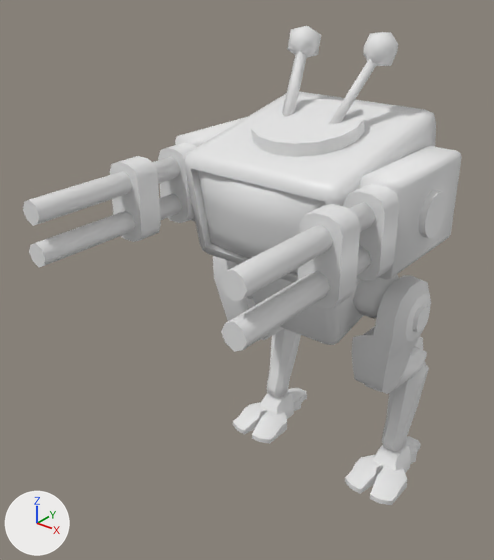
A saved change to the FBX model Assets/Models/Robot.fbx.
Both versions are drawn from a 50 mm camera at (2.85, -4.57, 4.63) aimed at (-0.25, -0.69, 2.22). Every picture has the same lights, and +X, +Y and +Z are marked at lower left. Where no turn or scale is listed for an object, it has been applied to the vertices. Vertices at the same position are counted once.
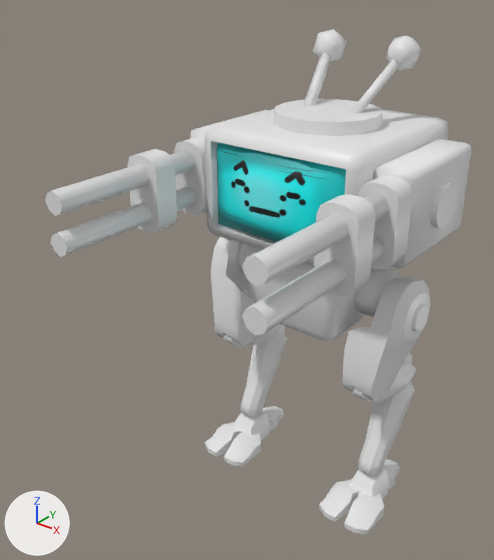
Where the change shows, as pixel boxes [x1, y1, x2, y2] in the pictures (494 x 560 px):
'Head', reshaped, moved, turned: before [185, 92, 436, 286]; after [205, 109, 448, 266]
'Head.001', added (cyan): after [217, 142, 346, 242]
'Gun.L', moved, turned: before [360, 146, 461, 280]; after [373, 139, 471, 269]
'Leg.L', turned: before [352, 275, 431, 394]; after [342, 277, 430, 401]
'Cylinder.008', moved, turned: before [251, 99, 364, 157]; after [274, 99, 383, 136]
'Cube.003', moved, turned: before [298, 204, 360, 309]; after [314, 194, 375, 296]
'Cylinder.003', moved, turned: before [220, 202, 376, 301]; after [242, 193, 389, 287]
'Cylinder.009', moved, turned: before [221, 246, 372, 351]; after [242, 235, 385, 335]
'Cube.014', moved, turned: before [343, 184, 400, 281]; after [358, 175, 413, 270]
'Cube.004', moved: before [110, 156, 161, 242]; after [128, 149, 177, 233]
'Cylinder.002', moved: before [23, 156, 180, 226]; after [45, 150, 196, 216]
'Cylinder.001', moved: before [29, 194, 182, 267]; after [51, 186, 197, 257]
'Torso', moved, turned: before [251, 278, 363, 345]; after [243, 245, 366, 341]
'Leg.L.002', moved, turned: before [382, 337, 429, 451]; after [357, 353, 415, 476]
'Leg.R', turned: before [213, 256, 269, 341]; after [211, 237, 256, 345]
'Leg.R.002', moved, turned: before [267, 329, 301, 397]; after [240, 325, 287, 416]
'Cube.007', moved: before [158, 143, 196, 223]; after [174, 136, 207, 215]
'Cube.018', moved: before [370, 467, 407, 505]; after [344, 493, 384, 535]
'Cube.020', moved: before [345, 455, 383, 494]; after [319, 479, 359, 522]
'Cube.012', moved: before [252, 411, 287, 444]; after [224, 432, 261, 467]
'Icosphere.001', moved, turned: before [363, 32, 398, 66]; after [386, 35, 421, 70]
'Foot.L', moved: before [372, 444, 411, 473]; after [348, 468, 389, 499]
'Circle.001', moved, turned: before [419, 191, 446, 238]; after [430, 182, 457, 228]
'Icosphere', moved, turned: before [287, 26, 321, 57]; after [313, 29, 347, 61]
'Antenna.R', moved, turned: before [282, 51, 308, 117]; after [304, 52, 332, 107]
'Antenna.L', moved, turned: before [329, 58, 378, 124]; after [350, 59, 400, 113]
'Sphere.001', moved, turned: before [353, 275, 399, 319]; after [354, 268, 400, 317]
'Cube.011', moved: before [233, 402, 267, 434]; after [205, 422, 240, 457]
'Foot.R', moved: before [259, 391, 294, 419]; after [232, 411, 269, 440]
'Leg.L.001', moved, turned: before [365, 347, 427, 392]; after [352, 361, 416, 403]
'Gun.R', moved: before [175, 117, 246, 222]; after [190, 110, 269, 213]
'Cube.013', moved: before [288, 388, 307, 411]; after [262, 406, 284, 431]
'Cube.019', moved: before [405, 436, 421, 464]; after [383, 459, 400, 489]
'Leg.R.001', moved, turned: before [261, 327, 284, 340]; after [223, 324, 282, 348]
'Sphere.002', moved, turned (not visible before): after [236, 243, 248, 275]
part 1 of me_head_001, deleted: before [198, 170, 326, 273]

The change in detail:
Picture 'RobotFace.png' (img_robotface_png) is new.
Material 'Face' (mat_face) is new.
Its texture is img_robotface_png.
me_head_001 is used by ob_head; location (0.0, -0.178, 2.932); rotation (1.77, 0.0, 0.0), in degrees (101, 0, 0).
me_head_001 had 198 vertices, 202 faces and spanned x -0.7..0.7, y -0.45..0.45, z -0.8..0.78.
me_head_001 now has 164 vertices, 162 faces and spans x -0.7..0.7, y -0.45..0.45, z -0.8..0.7.
Part 1, on me_head_001:
34 vertices are removed from x -0.5..0.5, y -0.31..0.31, z 0.71..0.78.
40 faces are deleted.
Mesh me_head_003 is new.
It has 48 vertices, 40 faces and spans x -0.6..0.6, y -0.78..-0.63, z -0.35..0.35.
It uses material mat_face (picture img_robotface_png).
Object 'Foot.R' (ob_foot_r) moves from (-0.75, 0.45, 0.35) to (-0.75, 0.0, 0.35).
Object 'Cube.011' (ob_cube_011) moves from (-0.8, 0.3, 0.1) to (-0.8, -0.15, 0.1).
Object 'Cube.013' (ob_cube_013) moves from (-0.75, 0.6, 0.1) to (-0.75, 0.15, 0.1).
Object 'Torso' (ob_torso) moves from (0.0, 0.056, 1.774) to (0.0, 0.0, 1.769).
Object 'Torso' (ob_torso) turns from (101, 0, 0) to (90, 0, 0) degrees about x, y and z.
Object 'Gun.R' (ob_gun_r) moves from (-0.85, -0.181, 2.932) to (-0.85, -0.003, 2.95).
Object 'Cube.019' (ob_cube_019) moves from (0.651, 0.6, 0.1) to (0.65, 0.15, 0.1).
Object 'Head' (ob_head) moves from (0.0, -0.178, 2.932) to (0.0, 0.0, 2.95).
Object 'Head' (ob_head) turns from (101, 0, 0) to (90, 0, 0) degrees about x, y and z.
Object 'Gun.L' (ob_gun_l) moves from (0.85, -0.181, 2.932) to (0.85, -0.003, 2.95).
Object 'Gun.L' (ob_gun_l) turns from (90, 0, 0) to (90, 0, 0) degrees about x, y and z.
Object 'Foot.L' (ob_foot_l) moves from (0.651, 0.45, 0.35) to (0.65, 0.0, 0.35).
Object 'Leg.L' (ob_leg_l) turns from (90, 0.5, -2) to (73, -1.2, -3) degrees about x, y and z.
Object 'Leg.R.002' (ob_leg_r_002) moves from (-0.75, 0.5, 1.3) to (-0.763, 0.265, 1.264).
Object 'Leg.R.002' (ob_leg_r_002) turns from (90, -0.2, 0.7) to (77, -0.8, 1) degrees about x, y and z.
Object 'Leg.R' (ob_leg_r) turns from (90, -0.5, 2) to (73, 1.2, 3) degrees about x, y and z.
Object 'Leg.R.001' (ob_leg_r_001) moves from (-0.743, -0.001, 1.299) to (-0.752, -0.231, 1.337).
Object 'Leg.R.001' (ob_leg_r_001) turns from (90, -0.4, 1.3) to (82, 0.1, 1.7) degrees about x, y and z.
Object 'Antenna.R' (ob_antenna_r) moves from (-0.2, -0.277, 3.422) to (-0.2, 0.0, 3.45).
Object 'Antenna.R' (ob_antenna_r) turns from (101, 0, 0) to (90, 0, 0) degrees about x, y and z.
Object 'Leg.L.001' (ob_leg_l_001) moves from (0.643, -0.001, 1.299) to (0.652, -0.231, 1.337).
Object 'Leg.L.001' (ob_leg_l_001) turns from (90, 0.4, -1.3) to (82, -0.1, -1.7) degrees about x, y and z.
Object 'Cube.012' (ob_cube_012) moves from (-0.7, 0.3, 0.1) to (-0.7, -0.15, 0.1).
Object 'Antenna.L' (ob_antenna_l) moves from (0.2, -0.277, 3.422) to (0.2, 0.0, 3.45).
Object 'Antenna.L' (ob_antenna_l) turns from (101, 0, 0) to (90, 0, 0) degrees about x, y and z.
Object 'Cube.020' (ob_cube_020) moves from (0.601, 0.3, 0.1) to (0.6, -0.15, 0.1).
Object 'Leg.L.002' (ob_leg_l_002) moves from (0.655, 0.498, 1.3) to (0.667, 0.264, 1.264).
Object 'Leg.L.002' (ob_leg_l_002) turns from (90, 0.2, -0.7) to (77, 0.8, -1) degrees about x, y and z.
Object 'Cube.018' (ob_cube_018) moves from (0.701, 0.3, 0.1) to (0.7, -0.15, 0.1).
Object 'Head.001' (ob_head_001) is new; it shows me_head_003.
Its location is (0.0, 0.0, 2.95).
